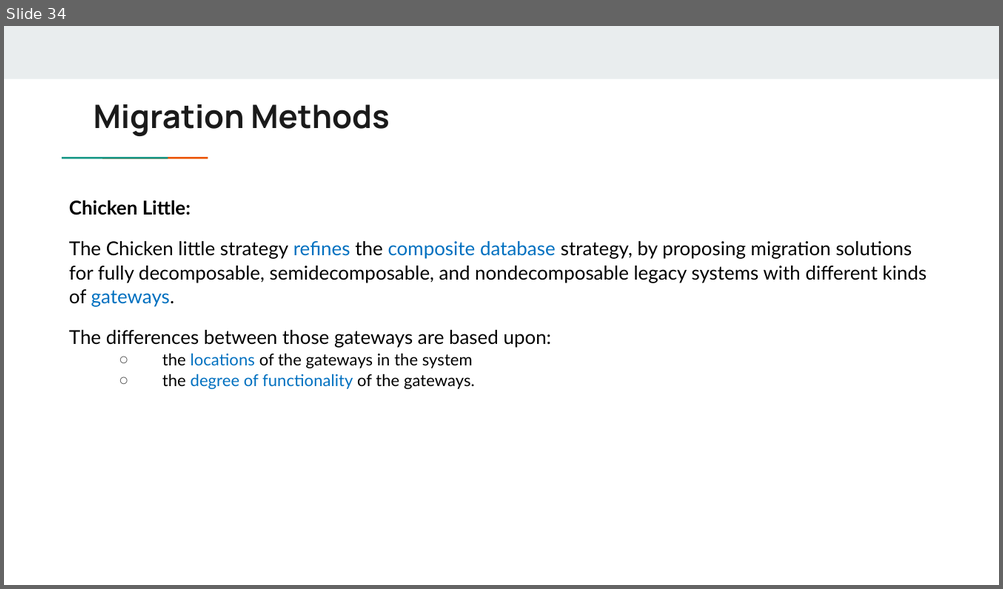
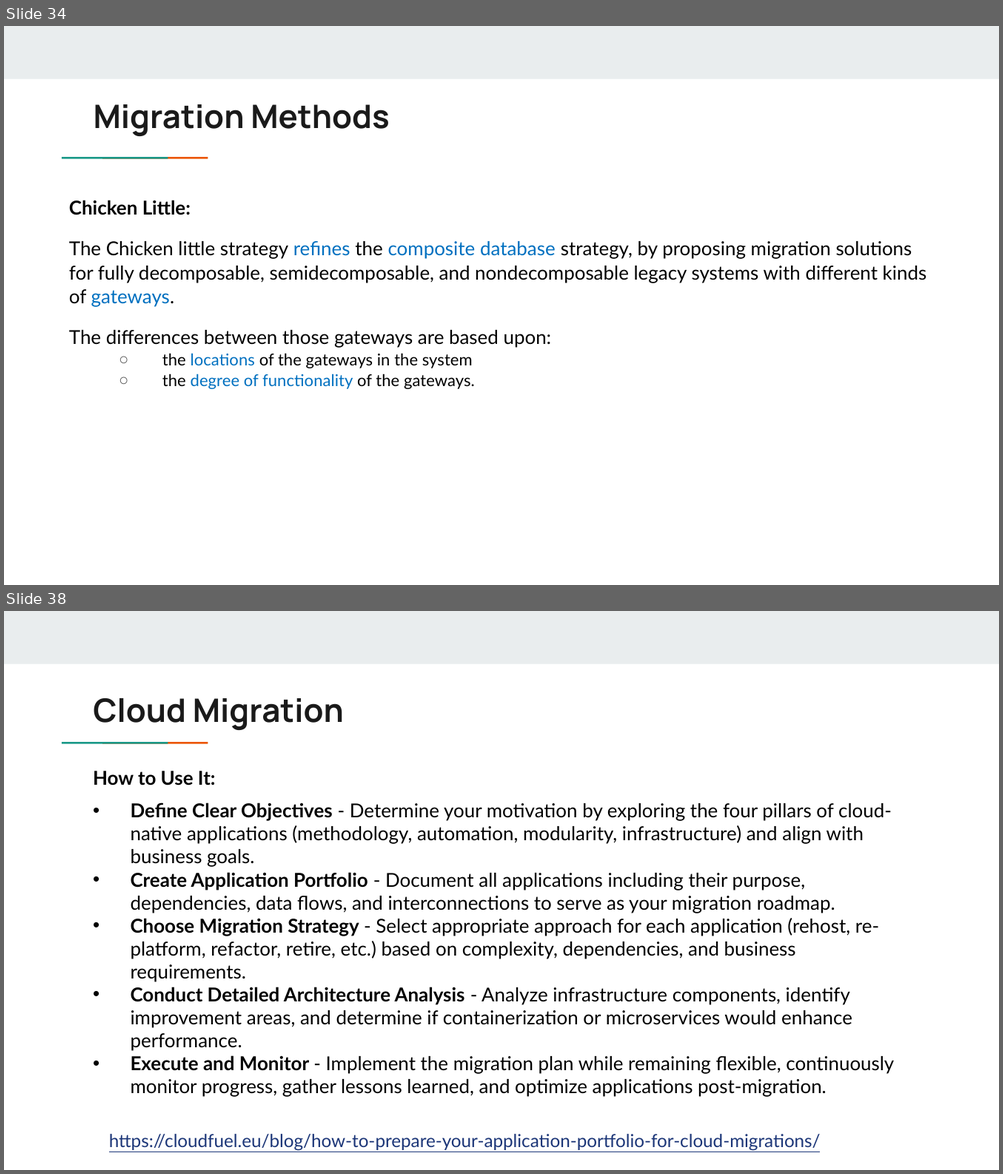
Before and after one commit to GoonerMAK/SWE_4801_Software_Maintenance, a slide deck: Chapter 13_legacy Systems.pptx. Shown one above the other, each under a label of ours: slide 34 before the commit, slides 34 and 38 after it; the slides between them are not shown. The pictures are 1003x589 and 1003x1174 pixels, drawn with LibreOffice and Linux fonts; fonts in the diff are those of the drawing. Boxes give left, top, right and bottom in pixels: in the first picture for what was removed or moved away, otherwise in the second. Text is boxed around its words. In the diff, an @@ line names an element or a change of style, - is before the commit and + after.

```diff
--- a/Chapter 13_legacy Systems.pptx
+++ b/Chapter 13_legacy Systems.pptx
@@ slide 38 added at box(4, 611, 999, 1170), background #FFFFFF; not listed: 3 template elements that a slide beside it also shows @@
@@ title added at box(93, 698, 344, 730), 23.4 pt, text #1A1A1A, bold @@
+Cloud Migration
@@ text added at box(93, 771, 893, 1097), 13.8 pt, text #000000 @@
+How to Use It:
+• Define Clear Objectives - Determine your motivation by exploring the four pillars of cloud-native applications (methodology, automation, modularity, infrastructure) and align with business goals.
+• Create Application Portfolio - Document all applications including their purpose, dependencies, data flows, and interconnections to serve as your migration roadmap.
+• Choose Migration Strategy - Select appropriate approach for each application (rehost, re-platform, refactor, retire, etc.) based on complexity, dependencies, and business requirements.
+• Conduct Detailed Architecture Analysis - Analyze infrastructure components, identify improvement areas, and determine if containerization or microservices would enhance performance.
+• Execute and Monitor - Implement the migration plan while remaining flexible, continuously monitor progress, gather lessons learned, and optimize applications post-migration.
@@ text added at box(109, 1134, 820, 1151), 13 pt, text #1C3678, underline @@
+https://cloudfuel.eu/blog/how-to-prepare-your-application-portfolio-for-cloud-migrations/
```
Also in this commit, not shown: 5 slides changed, 1 other slide added, 7 other files.
